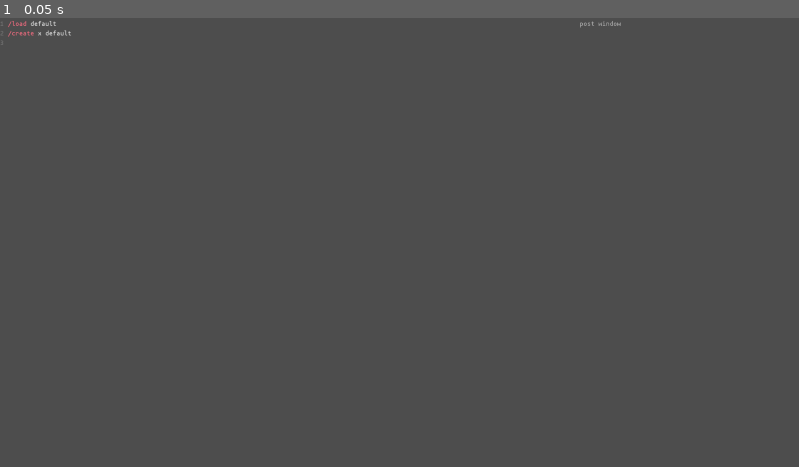
Above: before the commit, frame 1.
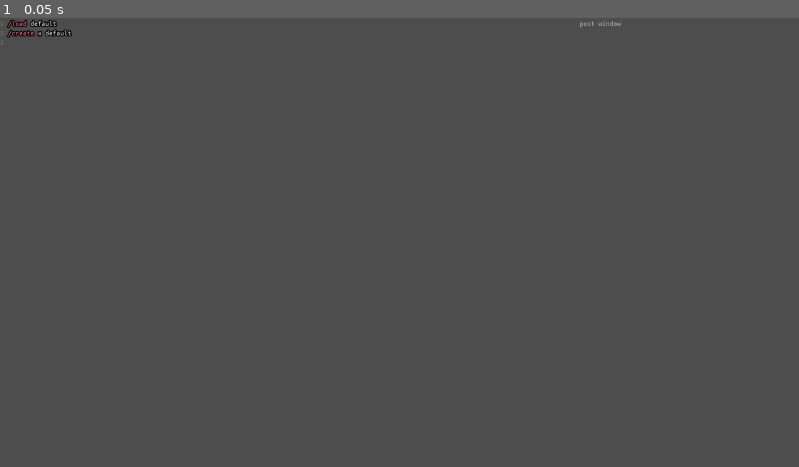
Above: after the commit, the same moment.

Repository: loopier/animatron
Game: Godot game, scene res://main.tscn
The game is run twice, just before and just after one commit, with the same random seed, the same clock (stepped at 60 frames per second) and the same inputs.
Inputs:
- Up to frame 1 (0.05 s): no input

The runs differ from the first frame. In frame 1, 0.2% of the frame differs, in the area x 0-10%, y 0-5%.

Commit message:
Add outline to code editor

Diff:
--- a/main.tscn
+++ b/main.tscn
@@ -34,6 +34,8 @@
 size_flags_horizontal = 3
 size_flags_vertical = 3
 theme = ExtResource("3_fotw2")
+theme_override_colors/font_outline_color = Color(0, 0, 0, 1)
+theme_override_constants/outline_size = 10
 text = "/load default
 /create x default
 "
@@ -42,7 +44,10 @@
 syntax_highlighter = SubResource("CodeHighlighter_833ra")
 highlight_all_occurrences = true
 gutters_draw_line_numbers = true
+code_completion_enabled = true
 indent_use_spaces = true
+auto_brace_completion_enabled = true
+auto_brace_completion_highlight_matching = true
 script = ExtResource("3_xiw00")
 
 [node name="VBoxContainer" type="VSplitContainer" parent="HSplitContainer"]
